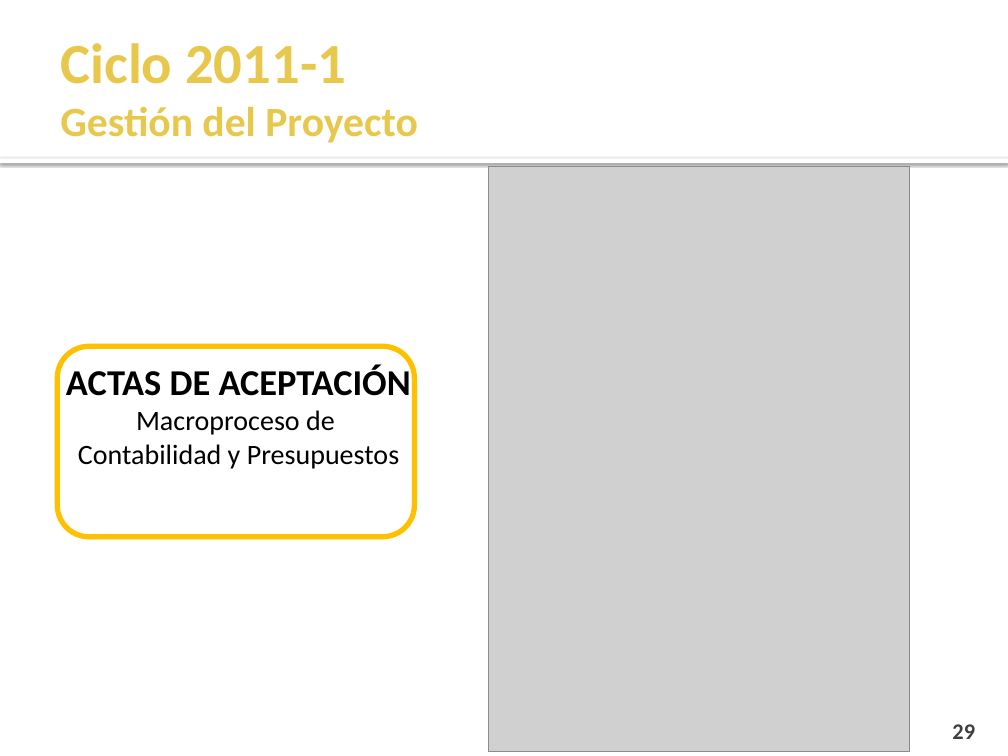
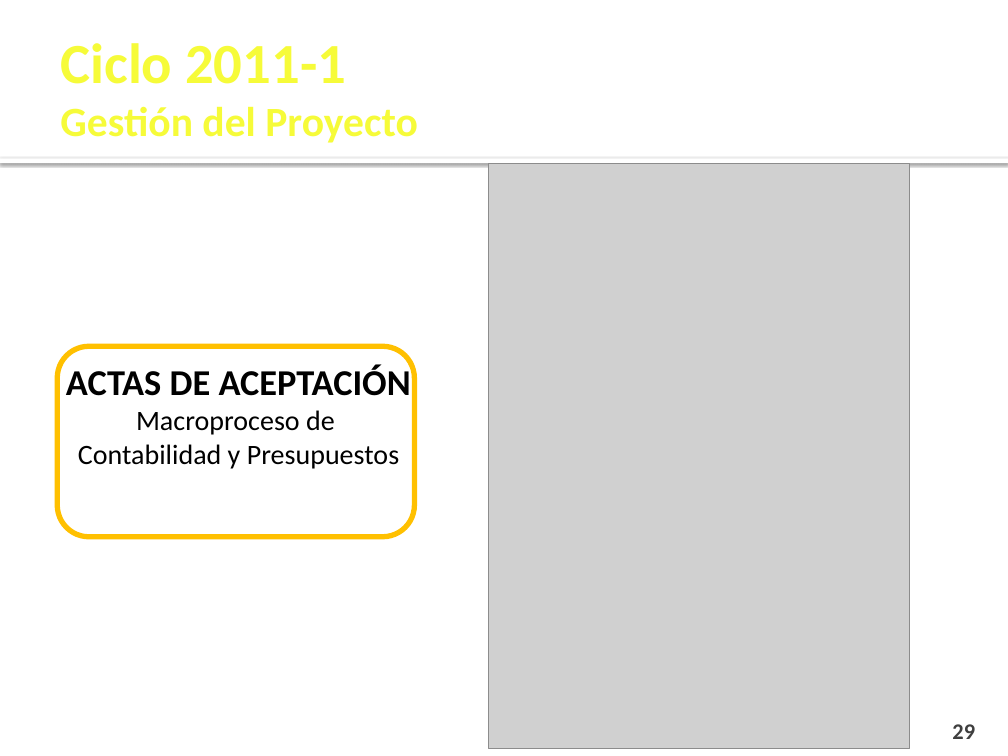
Before and after one commit to cms/proyecto-fya, a slide deck: slide 29 of Presentacion Final Ciclo 2011-1/Presentación Semana 17 Arreglado.pptx. Drawn at 1008x756 pixels with LibreOffice and Linux fonts; fonts in the diff are those of the drawing; grey boxes stand for pictures; background and template pictures are left out. Boxes give left, top, right and bottom in pixels: in the first picture for what was removed or moved away, otherwise in the second. Text is boxed around its words. In the diff, an @@ line names an element or a change of style, - is before the commit and + after.

```diff
--- a/Presentacion Final Ciclo 2011-1/Presentación Semana 17 Arreglado.pptx
+++ b/Presentacion Final Ciclo 2011-1/Presentación Semana 17 Arreglado.pptx
@@ title "Ciclo 2011-1 Gestión del Proyecto" at <box>60,43,418,143</box>: text colour #E8C84C to #F6FB39 @@
@@ picture: place and size @@
-picture at <box>489,167,909,752</box>
+picture at <box>489,163,909,748</box>
```
Also in this commit, not shown: 40 other slides changed.
